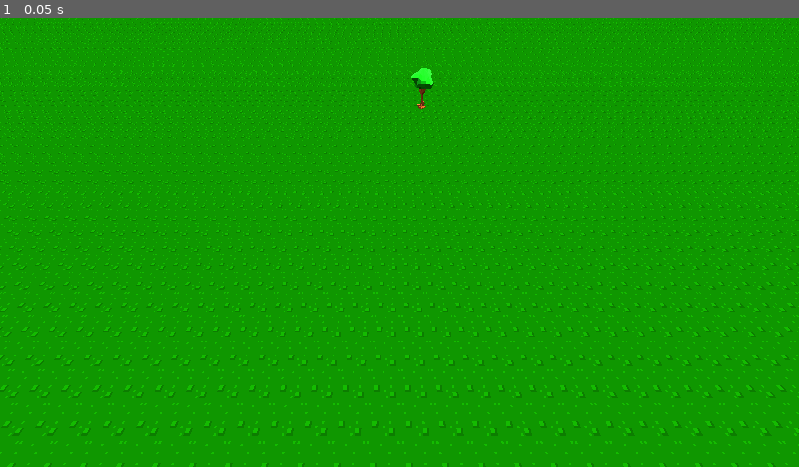
Above: before the commit, frame 1.
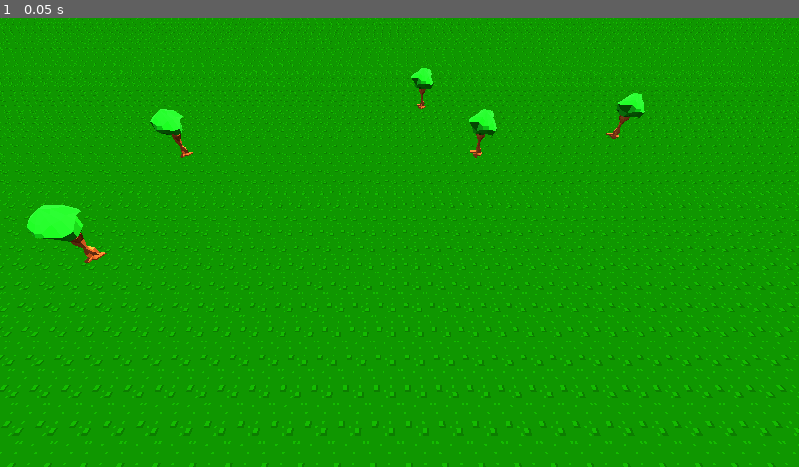
Above: after the commit, the same moment.

Repository: BH3Panzer/EE-Beyond-A-Dream
Game: Godot game, scene res://src/scene/main.tscn
Same seed, same stepped clock (60 frames per second), same inputs: the game is played once before the commit and once after it.
Inputs:
- Up to frame 1 (0.05 s): no input

The runs differ from the first frame. In frame 1, 1.1% of the frame differs, in the area x 3-81%, y 16-55%.

Commit message:
added trees

Diff:
--- a/src/scene/main.tscn
+++ b/src/scene/main.tscn
@@ -49,3 +49,15 @@
 
 [node name="blockbench_export" parent="." instance=ExtResource("2_f1xbp")]
 transform = Transform3D(1, 0, 0, 0, 1, 0, 0, 0, 1, 0.690072, 2.08165e-12, -2.47017)
+
+[node name="blockbench_export2" parent="." instance=ExtResource("2_f1xbp")]
+transform = Transform3D(1, 0, 0, 0, 1, 0, 0, 0, 1, 5.88256, 2.08165e-12, -0.641811)
+
+[node name="blockbench_export3" parent="." instance=ExtResource("2_f1xbp")]
+transform = Transform3D(1, 0, 0, 0, 1, 0, 0, 0, 1, 1.95414, 2.08165e-12, 0.2601)
+
+[node name="blockbench_export4" parent="." instance=ExtResource("2_f1xbp")]
+transform = Transform3D(1, 0, 0, 0, 1, 0, 0, 0, 1, -5.41625, 2.08165e-12, 0.2601)
+
+[node name="blockbench_export5" parent="." instance=ExtResource("2_f1xbp")]
+transform = Transform3D(1, 0, 0, 0, 1, 0, 0, 0, 1, -5.41625, 2.08165e-12, 3.59294)
Not shown, changed: assets/models/arbre_0.png.import
Not shown, changed: assets/models/arbre_1.png.import
